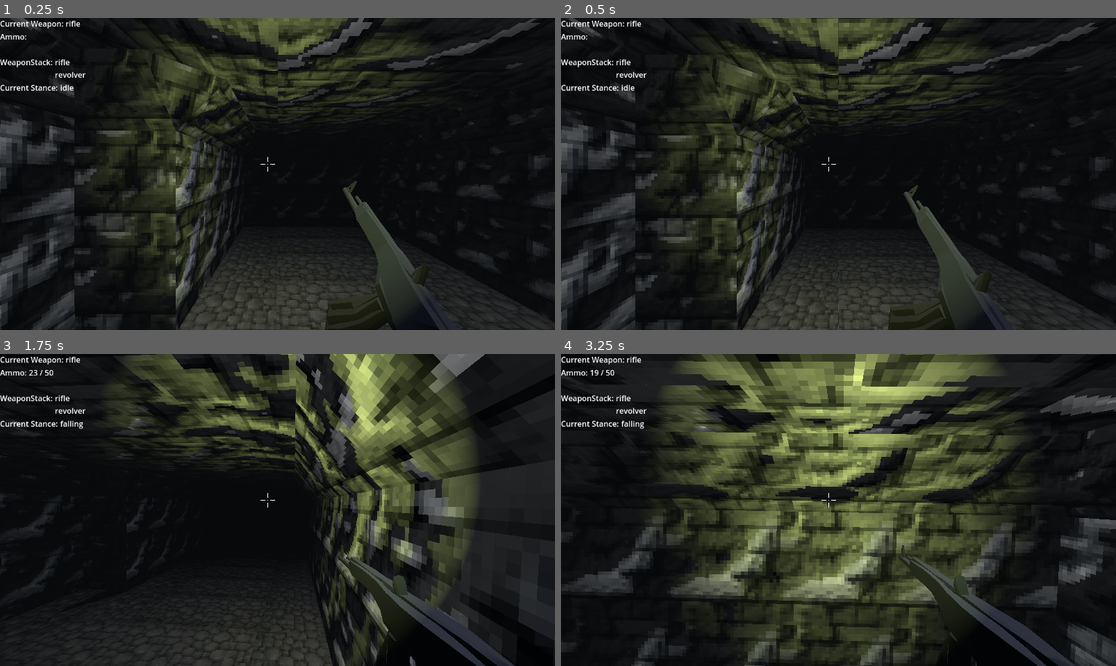
Above: before the commit, frames 1-4 (two rows, left to right).
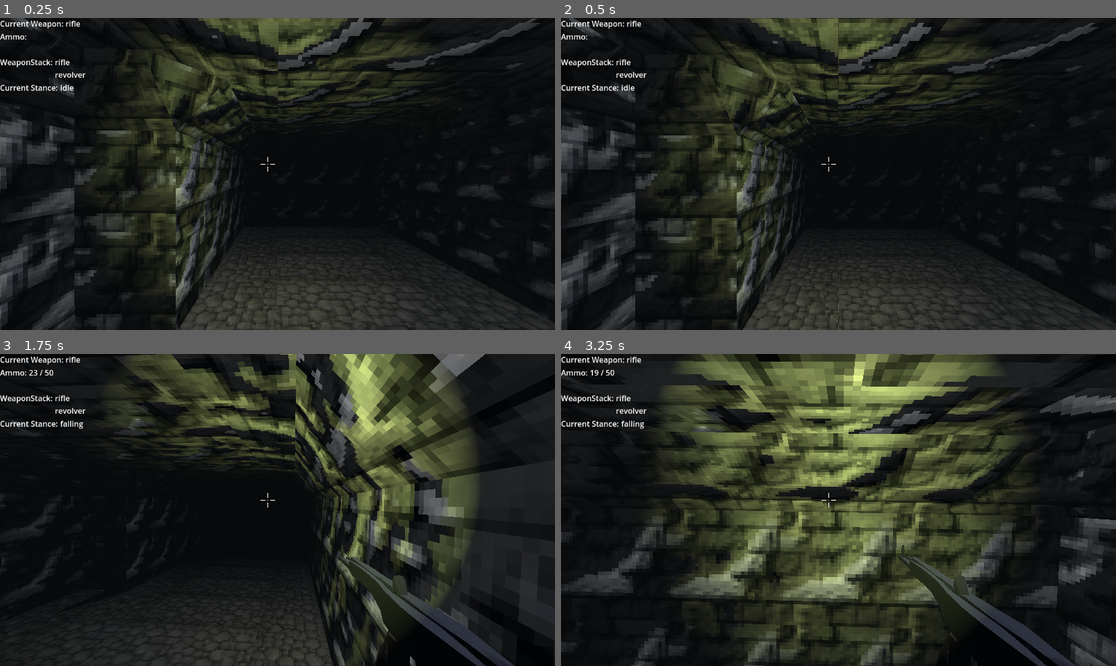
Above: after the commit, the same moments.

Repository: ChrisDelf/godot_3d_test
Game: Godot game, scene res://level/world.tscn
Two runs of this game, one before a commit and one after it. Both use one fixed random seed, a clock stepped at 60 frames per second and the inputs below.
Inputs (mouse positions are in pixels of both pictures, inside the frame that each line leads up to):
- Up to frame 1 (0.25 s): no input
- Up to frame 2 (0.5 s): no input
- Up to frame 3 (1.75 s): move the mouse to (305, 510) at 0.52 s; press the mouse at (305, 510) at 0.53 s; hold D (right) 0.53-1.28 s; tap Space (jump) at 0.77, 1.52 s; move the mouse to (249, 510) at 1.27 s; release the mouse at (249, 510) at 1.28 s; hold S (backward) from 1.28 s (still down); tap Ctrl (crouch) at 1.35 s; click (249, 510) at 1.55 s
- Up to frame 4 (3.25 s): move the mouse to (849, 503) at 2.02 s; release S (backward) at 2.03 s; press the mouse at (849, 503) at 2.03 s; hold D (right) from 2.03 s (still down); tap W (foward) at 2.1 s; move the mouse to (832, 516) at 2.77 s; release the mouse at (832, 516) at 2.78 s; tap Alt (free_look) at 2.85 s; tap Space (jump) at 3.02 s; click (832, 516) at 3.05 s

The runs differ from the first frame. In frame 1, 2.1% of the frame differs, in the area x 58-80%, y 52-100%; in frame 2, 1.8%; in frame 3, less than 0.1%; in frame 4, less than 0.1%.

Commit message:
have a bug with collisions

Diff:
--- /dev/null
+++ b/Doodas/box.tscn
@@ -0,0 +1,27 @@
+[gd_scene load_steps=5 format=3 uid="uid://d0w3lgpo6etcv"]
+
+[ext_resource type="Script" path="res://physic_target.gd" id="1_43tt1"]
+
+[sub_resource type="BoxMesh" id="BoxMesh_tvpba"]
+
+[sub_resource type="StandardMaterial3D" id="StandardMaterial3D_hqks7"]
+albedo_color = Color(1, 0.466667, 0.266667, 1)
+metallic = 0.53
+
+[sub_resource type="BoxShape3D" id="BoxShape3D_fxmk4"]
+
+[node name="box" type="Node3D"]
+transform = Transform3D(1, 0, 0, 0, 1, 0, 0, 0, 1, 0, 0.490794, 0)
+script = ExtResource("1_43tt1")
+
+[node name="RigidBody3D" type="RigidBody3D" parent="."]
+collision_layer = 2
+collision_mask = 3
+
+[node name="Cube" type="MeshInstance3D" parent="RigidBody3D"]
+mesh = SubResource("BoxMesh_tvpba")
+skeleton = NodePath("../..")
+surface_material_override/0 = SubResource("StandardMaterial3D_hqks7")
+
+[node name="CollisionShape3D" type="CollisionShape3D" parent="RigidBody3D"]
+shape = SubResource("BoxShape3D_fxmk4")
--- a/Weapon.gd
+++ b/Weapon.gd
@@ -18,9 +18,14 @@
 
 @export var auto_fire: bool
 @export var can_fire: bool
+@export_flags("HitScan", "Projectile") var Type
+@export var weapon_range: int
+@export var damage: int
+
+enum {NULL,HITSCAN, PROJECTILE}
 
 @onready var animation_player = $"../../AnimationPlayer"
-
+@onready var bullet_point = $"../BulletMarker"
 #signal update_ammo
 
 func _ready():
@@ -41,40 +46,38 @@
 				if current_ammo > 0:
 					fire()
 				else:
-					update_ammo()
 					reload()
 
 func reload():
 	can_fire = false
-	print(reserve_ammo, "/current ammo ", current_ammo)
 	#grabbing my globals for the current ammo to update the reload
 	var temp_array = Globals.ammo_list
-	print("temp_array", temp_array)
+
 	reserve_ammo = temp_array[1]
 	current_ammo = temp_array[0]
+
 	var reload_amount = magazine - current_ammo
 	#checking to see if we have enough ammo
+
+	#normal reload
 	if reserve_ammo > reload_amount:
-
 		reserve_ammo -= reload_amount
-
 		current_ammo += reload_amount
-		animation_player.play(reload_anim)
 
 		update_ammo()
+		animation_player.play(reload_anim)
 		can_fire= true
-
 	else:
-
+		# if we truly have no ammo left
 		if reserve_ammo == 0:
-			print("no ammo left")
 			can_fire= true
 			return
-
 		else:
-			current_ammo += reload_amount
+			# we have less ammo than what a magazine could fill
+			current_ammo += reserve_ammo
 			reserve_ammo = 0
 			update_ammo()
+			animation_player.play(reload_anim)
 			can_fire= true
 
 func fire():
@@ -82,8 +85,17 @@
 		can_fire = false
 		animation_player.play(hip_fire)
 		current_ammo -= 1
-		print(current_ammo)
 		update_ammo()
+		var camera_collision = get_camera_collision()
+		match Type:
+			NULL:
+				print("A Weapon has not been Choosen")
+			HITSCAN:
+				hit_scan_collision(camera_collision)
+			PROJECTILE:
+				pass
+
+
 
 
 func _notification(what):
@@ -94,3 +106,42 @@
 func update_ammo():
 			var ammo_list = [current_ammo,reserve_ammo ]
 			Globals.ammo_list = ammo_list
+
+
+func get_camera_collision()->Vector3:
+	var camera = get_viewport().get_camera_3d()
+	var viewport = get_viewport().get_size()
+
+	#getting the center of the screen
+	var ray_origin = camera.project_ray_origin(viewport/2)
+	var ray_end = ray_origin + camera.project_ray_normal(viewport/2)*weapon_range
+
+	#now we create ray from the gun to the center of the screen
+	var new_intersection = PhysicsRayQueryParameters3D.create(ray_origin,ray_end)
+	var intersection = get_world_3d().direct_space_state.intersect_ray(new_intersection)
+
+	if not intersection.is_empty():
+		#hitscan
+		var col_point = intersection.position
+		return col_point
+	else:
+		#projectile
+		return ray_end
+
+func hit_scan_collision(collision_point):
+	var bullet_direction = (collision_point - bullet_point.get_global_transform().origin).normalized()
+	var new_intersection = PhysicsRayQueryParameters3D.create(bullet_point.get_global_transform().origin,collision_point*bullet_direction*2)
+
+	#pulling the mesh form the 3d world to see if we hit anything
+	var bullet_collision = get_world_3d().direct_space_state.intersect_ray(new_intersection)
+
+	if bullet_collision:
+
+		hit_scan_damage(bullet_collision.collider)
+
+
+
+func hit_scan_damage(collider):
+	print(collider)
+	if collider.is_in_group("Target") and collider.has_method("hit_successful"):
+		collider.hit_successful(damage)
--- a/level/floor.tscn
+++ b/level/floor.tscn
@@ -17,6 +17,7 @@
 
 [node name="StaticBody3D" type="StaticBody3D" parent="MeshInstance3D"]
 collision_layer = 2
+collision_mask = 3
 
 [node name="CollisionShape3D" type="CollisionShape3D" parent="MeshInstance3D/StaticBody3D"]
 shape = SubResource("ConcavePolygonShape3D_nfeu0")
--- a/level/test_area.tscn
+++ b/level/test_area.tscn
@@ -1,8 +1,9 @@
-[gd_scene load_steps=10 format=3 uid="uid://08m53alostbe"]
+[gd_scene load_steps=11 format=3 uid="uid://08m53alostbe"]
 
 [ext_resource type="PackedScene" uid="uid://bifrn6tihunkl" path="res://level/floor.tscn" id="1_bfjyb"]
 [ext_resource type="PackedScene" uid="uid://bgcib1r1vdaj4" path="res://player/player.tscn" id="2_0kklf"]
 [ext_resource type="MeshLibrary" uid="uid://bnwuyllixn5no" path="res://tileset.tres" id="3_nx3lr"]
+[ext_resource type="PackedScene" uid="uid://d0w3lgpo6etcv" path="res://Doodas/box.tscn" id="4_vulm3"]
 
 [sub_resource type="CylinderMesh" id="CylinderMesh_8co8c"]
 
@@ -41,6 +42,8 @@
 mesh_library = ExtResource("3_nx3lr")
 cell_size = Vector3(1, 2, 2)
 cell_center_y = false
+collision_layer = 2
+metadata/_editor_floor_ = Vector3(0, 1, 0)
 
 [node name="TestWall" type="MeshInstance3D" parent="."]
 transform = Transform3D(59.4575, 0, 0, 0, 6.69926, 0, 0, 0, 1, 0, 2.4764, -30.2245)
@@ -106,3 +109,6 @@
 [node name="CollisionShape3D" type="CollisionShape3D" parent="MeshInstance3D3/StaticBody3D"]
 transform = Transform3D(1, 0, -8.88178e-16, 0, 1, 0, 2.84217e-14, 0, 1, 0, 0, 0)
 shape = SubResource("ConvexPolygonShape3D_525og")
+
+[node name="box" parent="." instance=ExtResource("4_vulm3")]
+transform = Transform3D(1, 0, 0, 0, 1, 0, 0, 0, 1, 2.69371, 5.88281, -7.94395)
--- /dev/null
+++ b/physic_target.gd
@@ -0,0 +1,9 @@
+extends Node3D
+
+var health = 5
+
+func hit_successful(damage):
+	health -= damage
+	print("Target hit" + str(health))
+	if health <= 0:
+		queue_free()
--- a/player/HUD.gd
+++ b/player/HUD.gd
@@ -41,8 +41,8 @@
 
 
 
-func _on_weapon_holder_weapon_change(name):
-	current_weapon_label.text = name
+func _on_weapon_holder_weapon_change(weapon_name):
+	current_weapon_label.text = weapon_name
 
 
 func _on_weapon_holder_update_weapon_ammo_enter(ammo):
--- a/player/WeaponHolder.gd
+++ b/player/WeaponHolder.gd
@@ -35,7 +35,7 @@
 	#creating a dictionary to store our weapons
 	for weapon in _weapon_resources:
 		weapon_list[weapon.weapon_name] = weapon
-	for i in _start_weapons:
+	for i in start_weapons:
 		weapon_stack.push_back(i) # string reference to our start weapons
 
 	current_weapon = weapon_list[weapon_stack[0]]
@@ -50,8 +50,7 @@
 func enter():
 	animation_player.queue(current_weapon.activate_anim)
 	Globals.current_weapon = current_weapon.weapon_name
-	var temp_weapon = Globals.weapon_dict[current_weapon.weapon_name]
-	#emit_signal("update_weapon_ammo_enter", [temp_weapon.current_ammo, temp_weapon.reserve_ammo])
+
 
 func exit(_next_weapon: String):
 	#in order to change weapons first call exit
--- a/player/player.tscn
+++ b/player/player.tscn
@@ -143,6 +143,18 @@
 "update": 0,
 "values": [Vector3(2.37807e-08, 1.5708, -0.575243), Vector3(-5.90929e-09, 1.5708, 0.042045)]
 }
+tracks/3/type = "value"
+tracks/3/imported = false
+tracks/3/enabled = true
+tracks/3/path = NodePath("WeaponHolder/BulletMarker:position")
+tracks/3/interp = 1
+tracks/3/loop_wrap = true
+tracks/3/keys = {
+"times": PackedFloat32Array(0.5),
+"transitions": PackedFloat32Array(1),
+"update": 0,
+"values": [Vector3(0.374681, -0.294128, -0.783181)]
+}
 
 [sub_resource type="Animation" id="Animation_qj47k"]
 resource_name = "revolver_deactivate"
@@ -182,6 +194,58 @@
 "transitions": PackedFloat32Array(1, 1),
 "update": 0,
 "values": [Vector3(-5.90929e-09, 1.5708, 0.042045), Vector3(2.37807e-08, 1.5708, -0.575243)]
+}
+tracks/3/type = "value"
+tracks/3/imported = false
+tracks/3/enabled = true
+tracks/3/path = NodePath("WeaponHolder/BulletMarker:position")
+tracks/3/interp = 1
+tracks/3/loop_wrap = true
+tracks/3/keys = {
+"times": PackedFloat32Array(0.4),
+"transitions": PackedFloat32Array(1),
+"update": 0,
+"values": [Vector3(0, 0, 0)]
+}
+
+[sub_resource type="Animation" id="Animation_8732m"]
+resource_name = "revolver_reload"
+length = 1.5
+tracks/0/type = "value"
+tracks/0/imported = false
+tracks/0/enabled = true
+tracks/0/path = NodePath("WeaponHolder/revolver:visible")
+tracks/0/interp = 1
+tracks/0/loop_wrap = true
+tracks/0/keys = {
+"times": PackedFloat32Array(0),
+"transitions": PackedFloat32Array(1),
+"update": 1,
+"values": [true]
+}
+tracks/1/type = "value"
+tracks/1/imported = false
+tracks/1/enabled = true
+tracks/1/path = NodePath("WeaponHolder/revolver:position")
+tracks/1/interp = 1
+tracks/1/loop_wrap = true
+tracks/1/keys = {
+"times": PackedFloat32Array(0, 0.4, 1, 1.5),
+"transitions": PackedFloat32Array(1, 1, 1, 1),
+"update": 0,
+"values": [Vector3(0.375223, -0.104754, -0.429977), Vector3(0.375223, -0.243795, -0.667224), Vector3(0.375223, -0.243795, -0.667224), Vector3(0.375223, -0.104754, -0.429977)]
+}
+tracks/2/type = "value"
+tracks/2/imported = false
+tracks/2/enabled = true
+tracks/2/path = NodePath("WeaponHolder/revolver:rotation")
+tracks/2/interp = 1
+tracks/2/loop_wrap = true
+tracks/2/keys = {
+"times": PackedFloat32Array(0, 0.4, 1, 1.5),
+"transitions": PackedFloat32Array(1, 1, 1, 1),
+"update": 0,
+"values": [Vector3(-5.90929e-09, 1.5708, 0.042045), Vector3(3.2071e-06, 1.5708, -1.04811), Vector3(3.2071e-06, 1.5708, -1.04811), Vector3(-5.90929e-09, 1.5708, 0.042045)]
 }
 
 [sub_resource type="Animation" id="Animation_ipvdx"]
@@ -316,6 +380,18 @@
 "update": 0,
 "values": [Vector3(0.599646, -0.825094, -1.51084), Vector3(0.151351, -0.605595, -1.10883), Vector3(0.392272, -0.36928, -1.24942)]
 }
+tracks/3/type = "value"
+tracks/3/imported = false
+tracks/3/enabled = true
+tracks/3/path = NodePath("WeaponHolder/BulletMarker:position")
+tracks/3/interp = 1
+tracks/3/loop_wrap = true
+tracks/3/keys = {
+"times": PackedFloat32Array(0.7),
+"transitions": PackedFloat32Array(1),
+"update": 0,
+"values": [Vector3(0.394312, -0.369993, -1.2514)]
+}
 
 [sub_resource type="Animation" id="Animation_5csx7"]
 resource_name = "rifle_aim_down_sights"
@@ -395,6 +471,18 @@
 "transitions": PackedFloat32Array(1, 1),
 "update": 0,
 "values": [Vector3(0.392272, -0.36928, -1.24942), Vector3(0.392272, -0.945056, -1.24942)]
+}
+tracks/3/type = "value"
+tracks/3/imported = false
+tracks/3/enabled = true
+tracks/3/path = NodePath("WeaponHolder/BulletMarker:position")
+tracks/3/interp = 1
+tracks/3/loop_wrap = true
+tracks/3/keys = {
+"times": PackedFloat32Array(0.7),
+"transitions": PackedFloat32Array(1),
+"update": 0,
+"values": [Vector3(0, 0, 0)]
 }
 
 [sub_resource type="Animation" id="Animation_w3p26"]
@@ -651,46 +739,6 @@
 "transitions": PackedFloat32Array(1, 1, 1),
 "update": 0,
 "values": [Vector3(0.392272, -0.36928, -1.24942), Vector3(-0.0643378, -0.36928, -1.24942), Vector3(-0.198948, -0.36928, -1.1305)]
-}
-
-[sub_resource type="Animation" id="Animation_8732m"]
-resource_name = "revolver_reload"
-length = 1.5
-tracks/0/type = "value"
-tracks/0/imported = false
-tracks/0/enabled = true
-tracks/0/path = NodePath("WeaponHolder/revolver:visible")
-tracks/0/interp = 1
-tracks/0/loop_wrap = true
-tracks/0/keys = {
-"times": PackedFloat32Array(0),
-"transitions": PackedFloat32Array(1),
-"update": 1,
-"values": [true]
-}
-tracks/1/type = "value"
-tracks/1/imported = false
-tracks/1/enabled = true
-tracks/1/path = NodePath("WeaponHolder/revolver:position")
-tracks/1/interp = 1
-tracks/1/loop_wrap = true
-tracks/1/keys = {
-"times": PackedFloat32Array(0, 0.4, 1, 1.5),
-"transitions": PackedFloat32Array(1, 1, 1, 1),
-"update": 0,
-"values": [Vector3(0.375223, -0.104754, -0.429977), Vector3(0.375223, -0.243795, -0.667224), Vector3(0.375223, -0.243795, -0.667224), Vector3(0.375223, -0.104754, -0.429977)]
-}
-tracks/2/type = "value"
-tracks/2/imported = false
-tracks/2/enabled = true
-tracks/2/path = NodePath("WeaponHolder/revolver:rotation")
-tracks/2/interp = 1
-tracks/2/loop_wrap = true
-tracks/2/keys = {
-"times": PackedFloat32Array(0, 0.4, 1, 1.5),
-"transitions": PackedFloat32Array(1, 1, 1, 1),
-"update": 0,
-"values": [Vector3(-5.90929e-09, 1.5708, 0.042045), Vector3(3.2071e-06, 1.5708, -1.04811), Vector3(3.2071e-06, 1.5708, -1.04811), Vector3(-5.90929e-09, 1.5708, 0.042045)]
 }
 
 [sub_resource type="AnimationLibrary" id="AnimationLibrary_j6bnf"]
@@ -762,9 +810,13 @@
 current_ammo = 6
 reserve_ammo = 12
 magazine = 6
+Type = 1
+weapon_range = 200
+damage = 35
 
 [node name="rifle" parent="Neck/Head/Eyes/WeaponHolder" instance=ExtResource("2_5e6iy")]
-transform = Transform3D(-3.54647e-06, 0.519026, -0.854757, -0.418246, 0.776403, 0.47145, 0.908333, 0.3575, 0.217078, 0.392272, -0.114459, -1.17909)
+transform = Transform3D(-3.61999e-06, 0, -0.999999, 0, 0.999998, 0, 0.999999, 0, -3.61999e-06, 0.392272, -0.36928, -1.24942)
+visible = false
 weapon_name = "rifle"
 activate_anim = "rifle_activate"
 hip_fire = "rifle_shoot"
@@ -777,6 +829,12 @@
 magazine = 25
 max_ammo = 100
 can_fire = true
+Type = 1
+weapon_range = 200
+damage = 1
+
+[node name="BulletMarker" type="Marker3D" parent="Neck/Head/Eyes/WeaponHolder"]
+transform = Transform3D(1, 0, 0, 0, 1, 0, 0, 0, 1, 0.394312, -0.369993, -1.2514)
 
 [node name="Camera3D" type="Camera3D" parent="Neck/Head/Eyes"]
 transform = Transform3D(1, 0, 0, 0, 1, 0, 0, 0, 1, 0, -0.138086, -0.458703)
--- a/weapons/rifle.tscn
+++ b/weapons/rifle.tscn
@@ -6,20 +6,6 @@
 
 [node name="rifle" instance=ExtResource("1_hwd7s")]
 script = ExtResource("2_iudhq")
-weapon_name = null
-activate_anim = null
-hip_fire = null
-reload_anim = null
-deactivate_anim = null
-out_of_ammo_anim = null
-run_animation = null
-walk_animation = null
-current_ammo = null
-reserve_ammo = null
-magazine = null
-max_ammo = null
-auto_fire = null
-can_fire = null
 
 [node name="rifle_mag" parent="." index="0" instance=ExtResource("2_r1fby")]
 transform = Transform3D(1, 0, 0, 0, 1, 0, 0, 0, 1, -0.0279807, 0.0382571, -0.323322)
Not shown: 8 places in tileset.tres that only renumber resources
